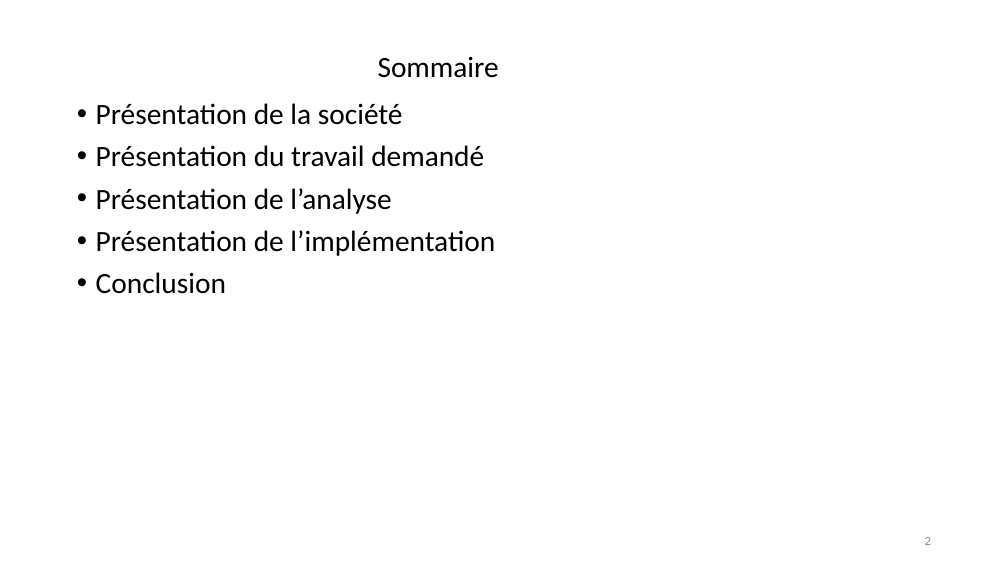
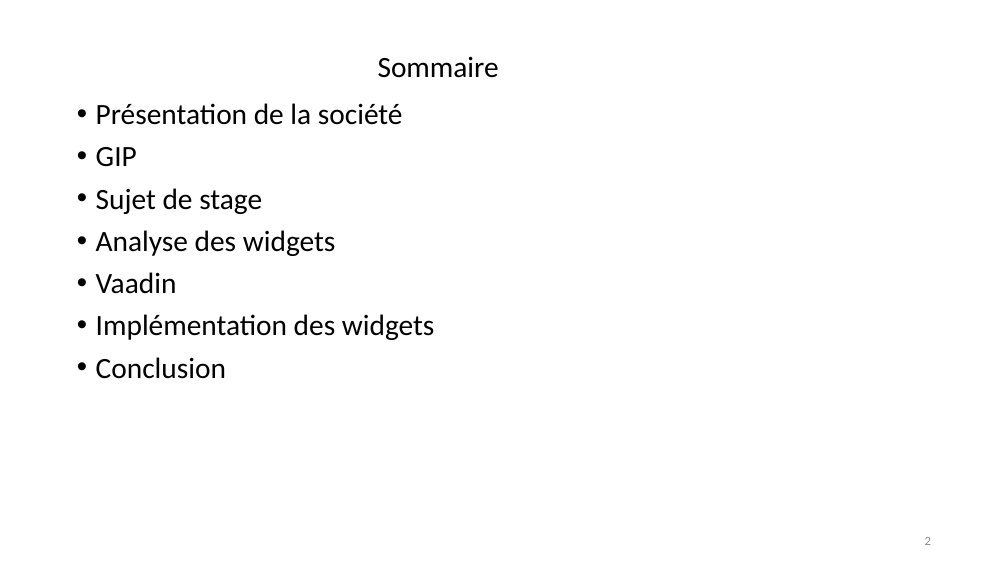
Before and after one commit to etu26048/TFE, a slide deck: slide 2 of DéfenseOrale.pptx. Drawn at 1008x567 pixels with LibreOffice and Linux fonts; fonts in the diff are those of the drawing; background and template pictures are left out. Boxes give left, top, right and bottom in pixels: in the first picture for what was removed or moved away, otherwise in the second. Text is boxed around its words. In the diff, an @@ line names an element or a change of style, - is before the commit and + after.

```diff
--- a/DéfenseOrale.pptx
+++ b/DéfenseOrale.pptx
@@ text at (x1=96, y1=147, x2=435, y2=340): text changed @@
-• Présentation du travail demandé
-• Présentation de l’analyse
-• Présentation de l’implémentation
+• GIP
+• Sujet de stage
+• Analyse des widgets
+• Vaadin
+• Implémentation des widgets
```
Also in this commit, not shown: 3 other slides changed, 23 slides added, 5 slides removed.
